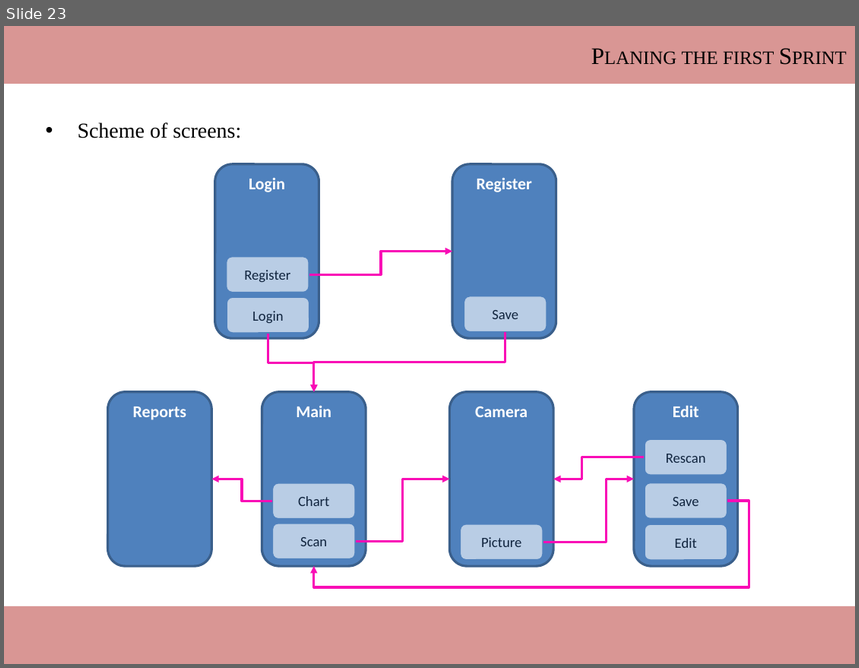
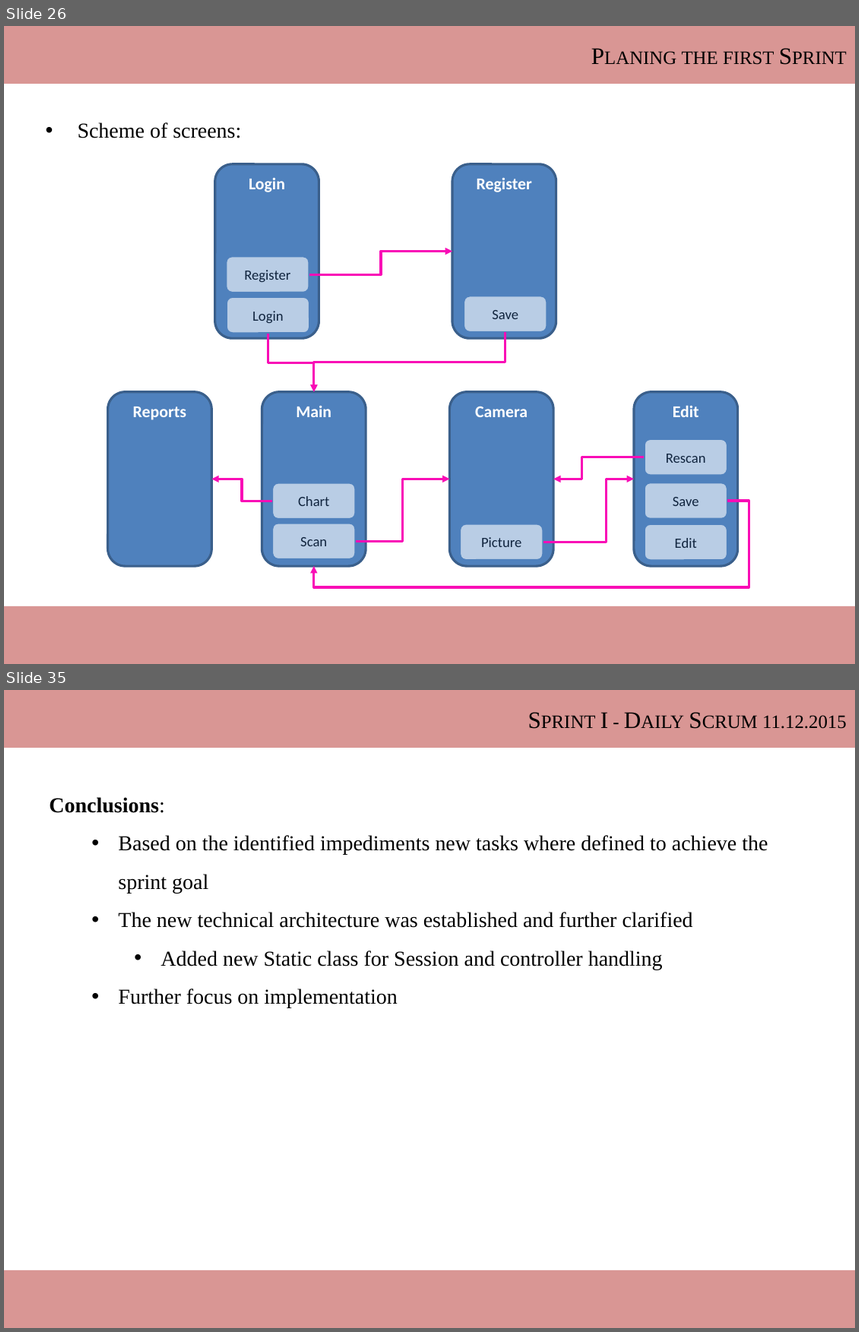
Before and after one commit to ThomasRoehl/ShopAdmin, a slide deck: Dokumentation/ShopAdmin_slidecollection.pptx. Shown one above the other, each under a label of ours: slide 23 before the commit, slides 26 and 35 after it; the slides between them are not shown. The pictures are 859x668 and 859x1332 pixels, drawn with LibreOffice and Linux fonts; fonts in the diff are those of the drawing. Boxes give left, top, right and bottom in pixels: in the first picture for what was removed or moved away, otherwise in the second. Text is boxed around its words. In the diff, an @@ line names an element or a change of style, - is before the commit and + after.

```diff
--- a/Dokumentation/ShopAdmin_slidecollection.pptx
+++ b/Dokumentation/ShopAdmin_slidecollection.pptx
@@ slide 35 added at [4,690,855,1328], background #FFFFFF @@
@@ rectangle added at [4,690,855,748], fill #D99694, 20 pt, text #000000, small capitals @@
+Sprint I - Daily Scrum 11.12.2015
@@ text added at [49,797,768,1008], 18 pt, text #000000 @@
+Conclusions:
+  • Based on the identified impediments new tasks where defined to achieve the sprint goal
+  • The new technical architecture was established and further clarified
+    • Added new Static class for Session and controller handling
+  • Further focus on implementation
@@ rectangle added at [4,1271,855,1328], fill #D99694 @@
@@ what was slide 23 is now slide 26 @@
```
Also in this commit, not shown: 12 slides changed, 9 other slides added, 2 other files.
